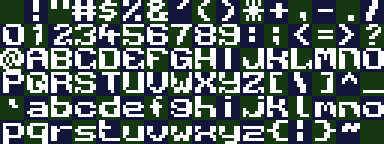
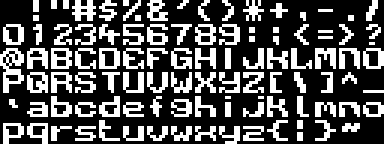
Revision of a layered (384, 144) image; what changed, layer by layer:
hid "8x8 checker grid" over (x1=0, y1=0, x2=384, y2=144)
